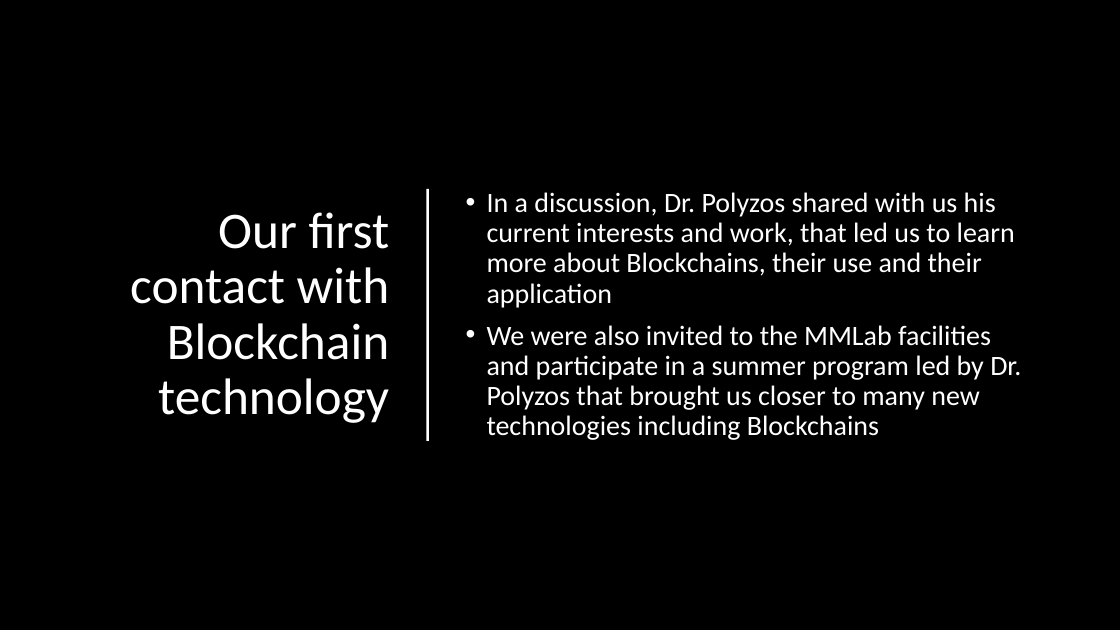
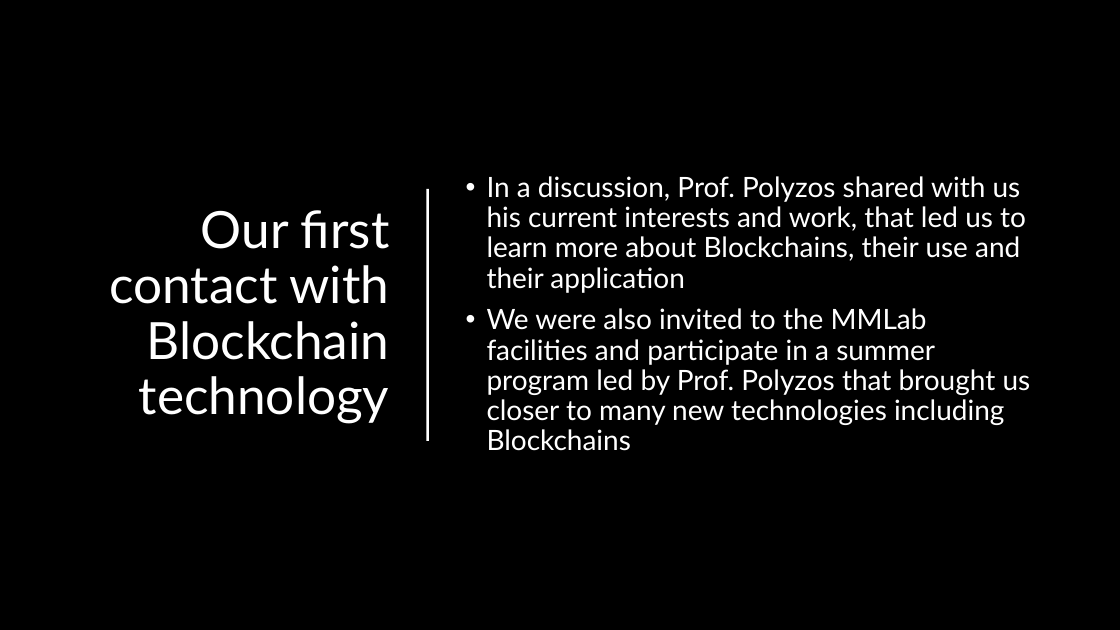
Before and after one commit to mmlab-aueb/blockchain-mobile-game-BSc, a slide deck: slide 3 of Game_Presentation.pptx (slide 4 before the commit). Drawn at 1120x630 pixels with LibreOffice and Linux fonts; fonts in the diff are those of the drawing; background and template pictures are left out; a plain dark background stands for a picture behind light text. Boxes give left, top, right and bottom in pixels: in the first picture for what was removed or moved away, otherwise in the second. Text is boxed around its words. In the diff, an @@ line names an element or a change of style, - is before the commit and + after.

Commit message:
Updated Powerpoint Presentation

```diff
--- a/Game_Presentation.pptx
+++ b/Game_Presentation.pptx
@@ title "Our first contact with Blockchain ..." at box(109, 210, 390, 424): font Calibri to Lato @@
@@ text at box(487, 176, 1031, 451): text changed; font Calibri to Lato @@
-• In a discussion, Dr. Polyzos shared with us his current interests and work, that led us to learn more about Blockchains, their use and their application
-• We were also invited to the MMLab facilities and participate in a summer program led by Dr. Polyzos that brought us closer to many new technologies including Blockchains
+• In a discussion, Prof. Polyzos shared with us his current interests and work, that led us to learn more about Blockchains, their use and their application
+• We were also invited to the MMLab facilities and participate in a summer program led by Prof. Polyzos that brought us closer to many new technologies including Blockchains
```
Also in this commit, not shown: 12 other slides changed, 1 slide added.
